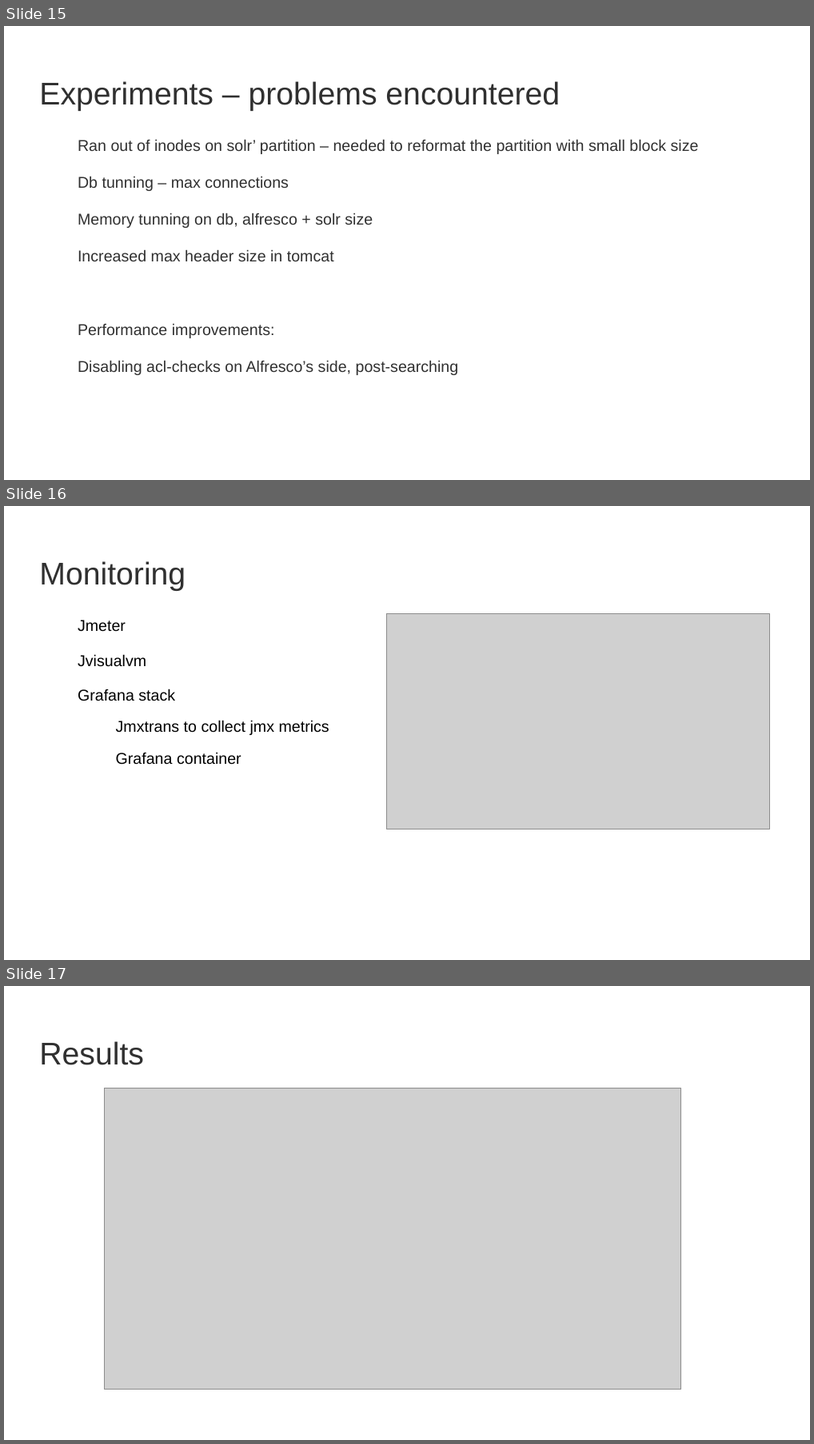
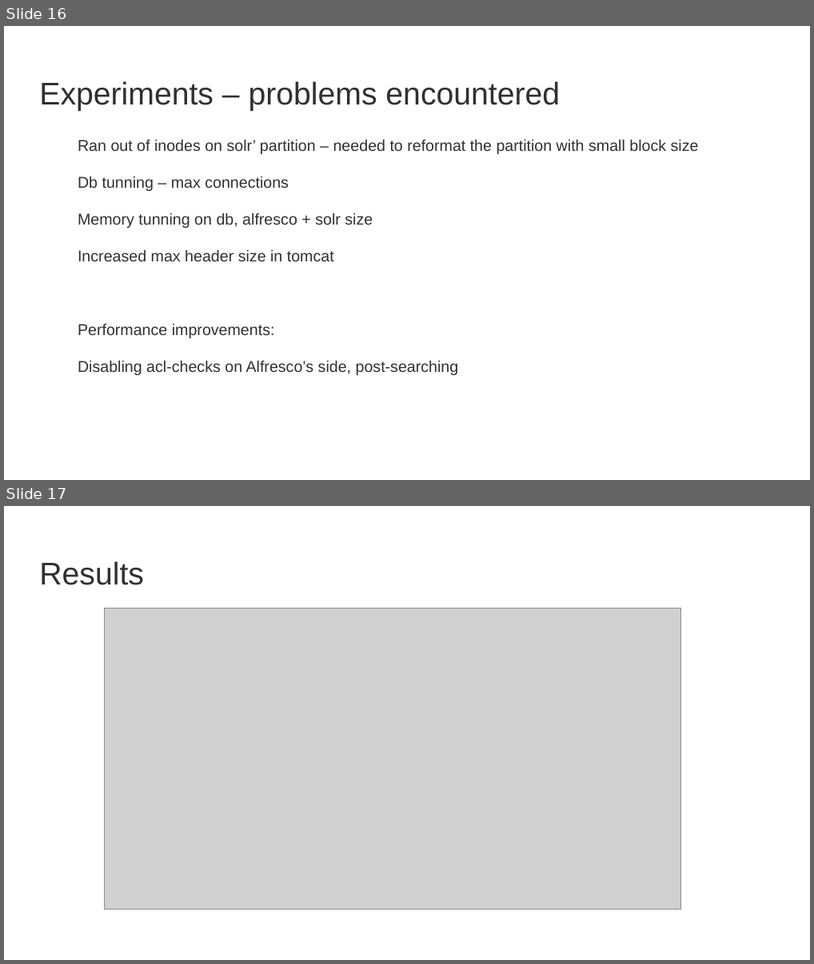
Before and after one commit to OrderOfTheBee/beecon, a slide deck: 2017/assets/files/L21/BeeCon2017.odp. Shown one above the other, each under a label of ours: slides 15, 16 and 17 before the commit, slides 16 and 17 after it. The pictures are 814x1444 and 814x964 pixels, drawn with LibreOffice and Linux fonts; fonts in the diff are those of the drawing; grey boxes stand for pictures; background and template pictures are left out. Boxes give left, top, right and bottom in pixels: in the first picture for what was removed or moved away, otherwise in the second. Text is boxed around its words. In the diff, an @@ line names an element or a change of style, - is before the commit and + after.

```diff
--- a/2017/assets/files/L21/BeeCon2017.odp
+++ b/2017/assets/files/L21/BeeCon2017.odp
@@ slide 16 removed at [4, 506, 810, 960], background picture (left out) @@
@@ title removed at [39, 561, 186, 591] @@
-Monitoring
@@ text removed at [78, 620, 330, 764] @@
-● Jmeter
-● Jvisualvm
-● Grafana stack
-  − Jmxtrans to collect jmx metrics
-  − Grafana container
@@ picture removed at [387, 614, 770, 828] @@
@@ what was slide 15 is now slide 16 @@
```
Also in this commit, not shown: 8 slides changed, 2 slides added, 1 other slide removed, 15 other files.
